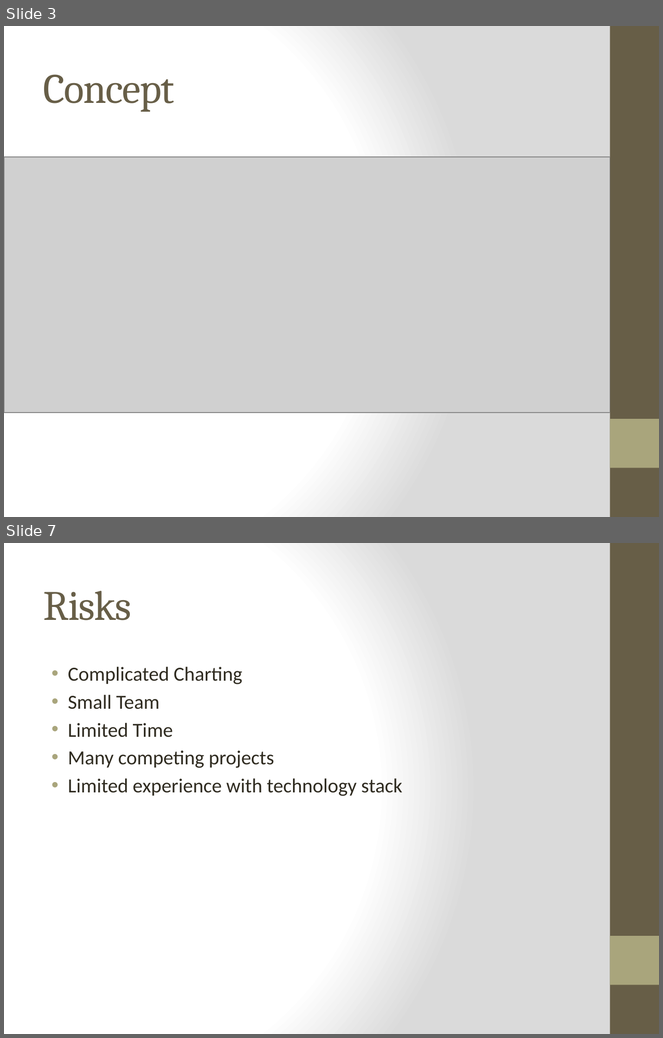
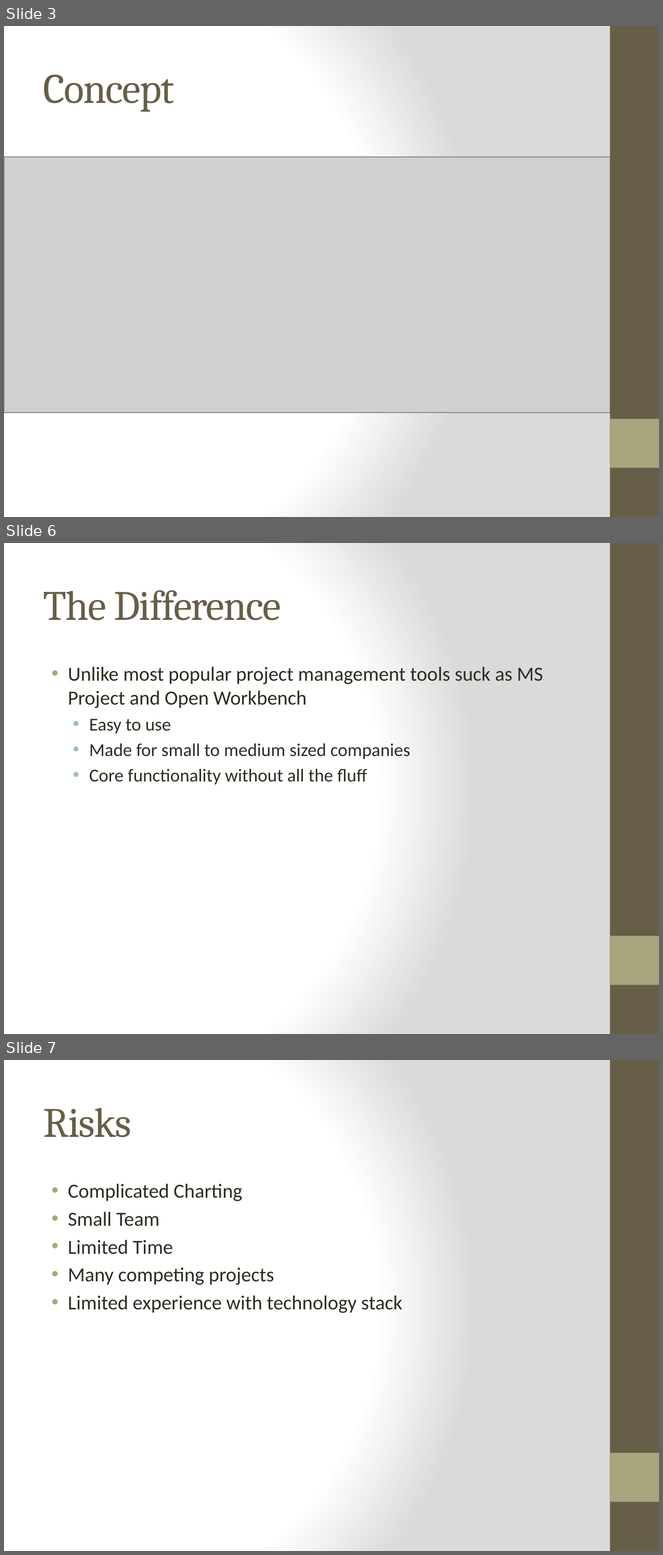
Before and after one commit to DanLain/ProjectManagement, a slide deck: Presentation/Team 3 presentation 1.pptx. Shown one above the other, each under a label of ours: slides 3 and 7 before the commit, slides 3, 6 and 7 after it; the slides between them are not shown. The pictures are 663x1038 and 663x1555 pixels, drawn with LibreOffice and Linux fonts; fonts in the diff are those of the drawing; grey boxes stand for pictures. Boxes give left, top, right and bottom in pixels: in the first picture for what was removed or moved away, otherwise in the second. Text is boxed around its words. In the diff, an @@ line names an element or a change of style, - is before the commit and + after.

```diff
--- a/Presentation/Team 3 presentation 1.pptx
+++ b/Presentation/Team 3 presentation 1.pptx
@@ slide 6 added at (4,543,659,1034), background gradient #FFFFFF to #DADADA; not listed: 2 template elements that a slide beside it also shows @@
@@ title added at (44,590,281,620), 46 pt, text #675E47 @@
+The Difference
@@ text added at (68,667,544,785), 20 pt, text #2F2B20 @@
+• Unlike most popular project management tools suck as MS Project and Open Workbench
+  • Easy to use
+  • Made for small to medium sized companies
+  • Core functionality without all the fluff
```
Also in this commit, not shown: 3 slides changed, 1 slide removed.
